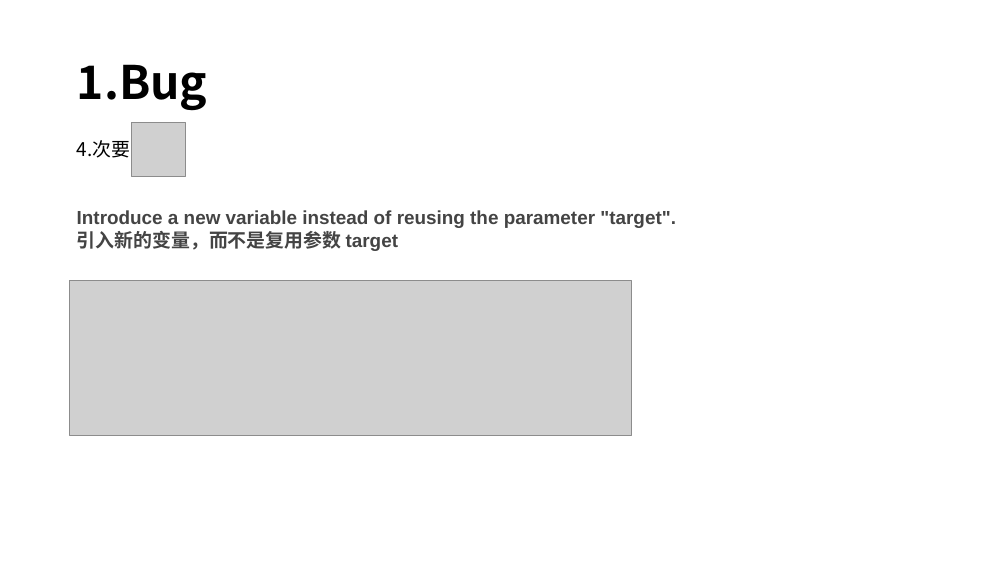
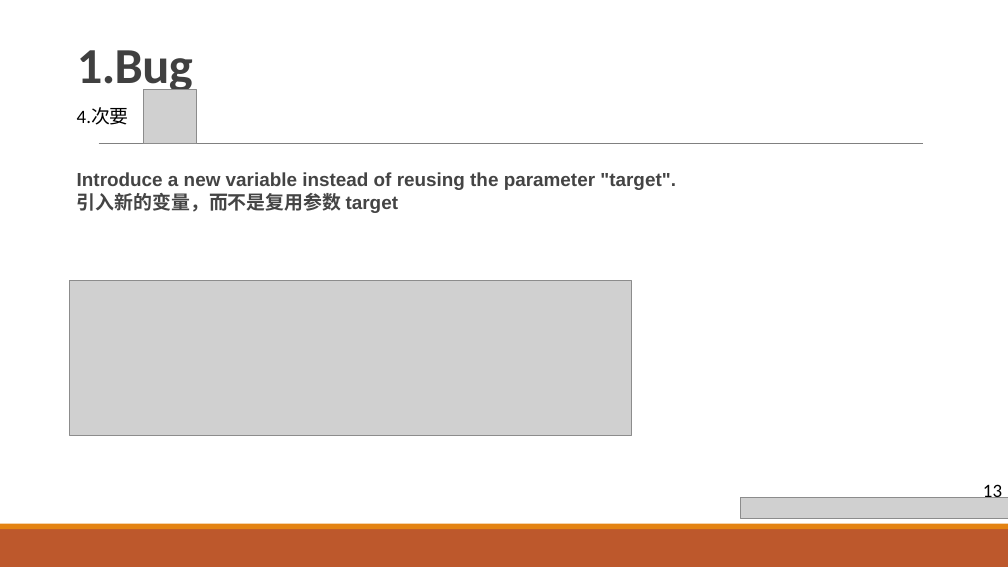
Before and after one commit to yuanbaojian/personMultipleProject, a slide deck: slide 15 of src/main/resources/File/sonarQube扫描问题.pptx. Drawn at 1008x567 pixels with LibreOffice and Linux fonts; fonts in the diff are those of the drawing; grey boxes stand for pictures. Boxes give left, top, right and bottom in pixels: in the first picture for what was removed or moved away, otherwise in the second. Text is boxed around its words. In the diff, an @@ line names an element or a change of style, - is before the commit and + after.

```diff
--- a/src/main/resources/File/sonarQube扫描问题.pptx
+++ b/src/main/resources/File/sonarQube扫描问题.pptx
@@ title "1.Bug": place and size @@
-title "1.Bug" at bbox=[77, 64, 208, 111]
+title "1.Bug" at bbox=[77, 50, 193, 94]
@@ title "1.Bug" at bbox=[77, 50, 193, 94]: size 44 to 48 pt, font Noto Sans CJK SC to Calibri, text colour #000000 to #404040, letter spacing 0 to -0.5 pt; line spacing 0.9 to 0.85; vertical alignment middle to bottom @@
@@ text "4.次要": place and size @@
-text "4.次要" at bbox=[77, 140, 131, 158]
+text "4.次要" at bbox=[77, 108, 129, 125]
@@ text "4.次要" at bbox=[77, 108, 129, 125]: font Noto Sans CJK SC to Calibri @@
@@ picture added at bbox=[143, 90, 197, 144] @@
@@ line added from (99, 144) to (923, 144), #808080 0.5 pt @@
@@ picture removed at bbox=[132, 123, 185, 176] @@
@@ text "Introduce a new variable instead ...": place and size @@
-text "Introduce a new variable instead ..." at bbox=[77, 210, 676, 251]
+text "Introduce a new variable instead ..." at bbox=[77, 172, 676, 213]
@@ picture added at bbox=[740, 498, 1008, 518] @@
@@ text added at bbox=[983, 482, 1002, 498], 18 pt, text #000000 @@
+13
@@ rectangle added at bbox=[0, 529, 1008, 567], fill #BD582C @@
@@ rectangle added at bbox=[0, 524, 1008, 529], fill #E48312 @@
```
Also in this commit, not shown: 19 other slides changed, 4 slides added, 1 slide removed.
